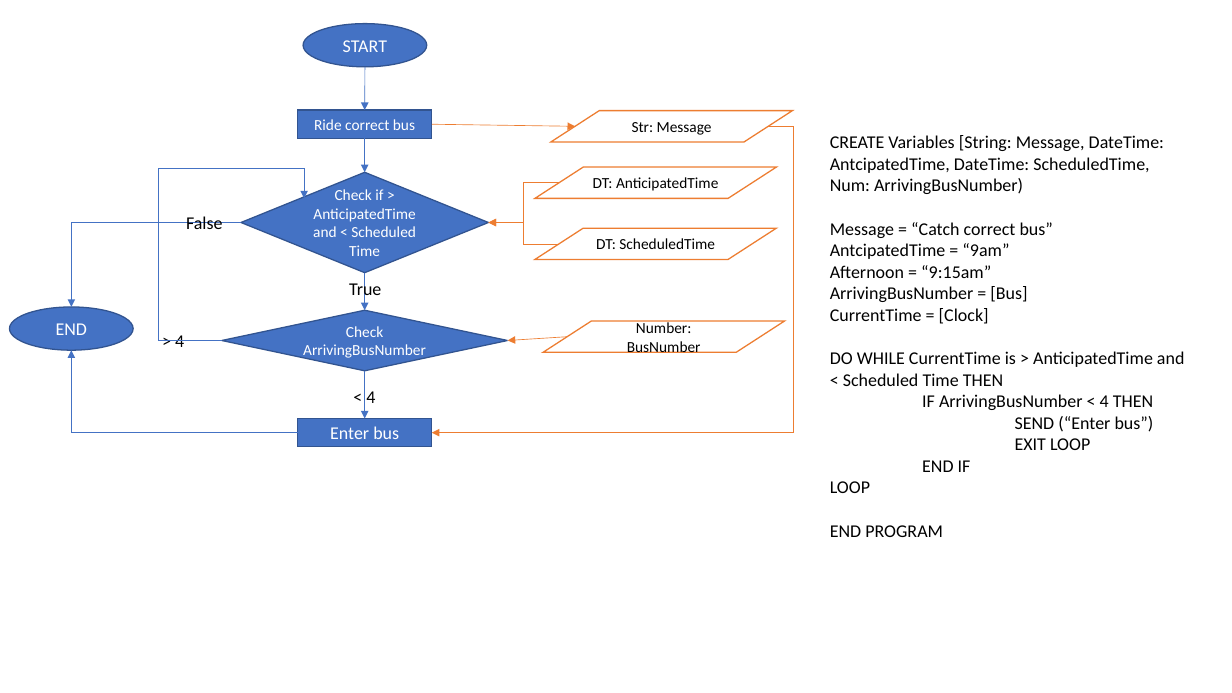
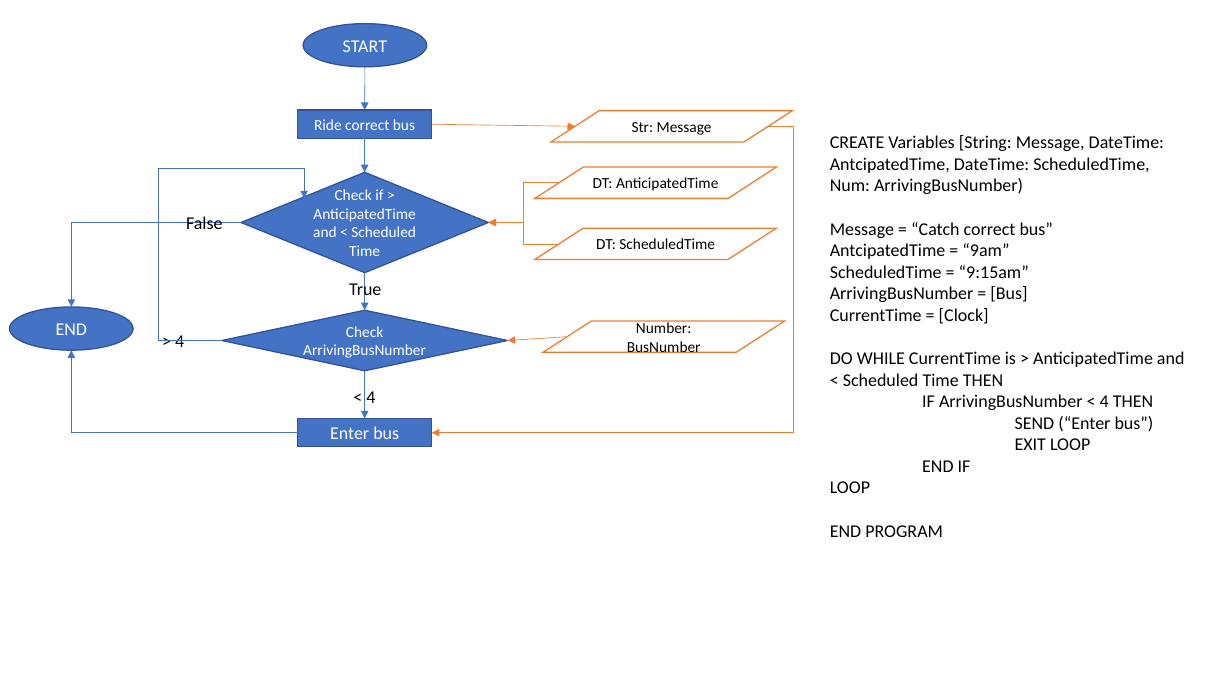
Before and after one commit to thesuperolly/11055-PfD-2020-2, a slide deck: slide 1 of students/u3201052/wk3/wk3exercise_flowchart.pptx. Drawn at 1232x693 pixels with LibreOffice and Linux fonts; fonts in the diff are those of the drawing. Boxes give left, top, right and bottom in pixels: in the first picture for what was removed or moved away, otherwise in the second. Text is boxed around its words. In the diff, an @@ line names an element or a change of style, - is before the commit and + after.

```diff
--- a/students/u3201052/wk3/wk3exercise_flowchart.pptx
+++ b/students/u3201052/wk3/wk3exercise_flowchart.pptx
@@ text at bbox=[830, 265, 1029, 278]: text changed @@
-Afternoon = “9:15am”
+ScheduledTime = “9:15am”
```
Also in this commit, not shown: 4 other files.
